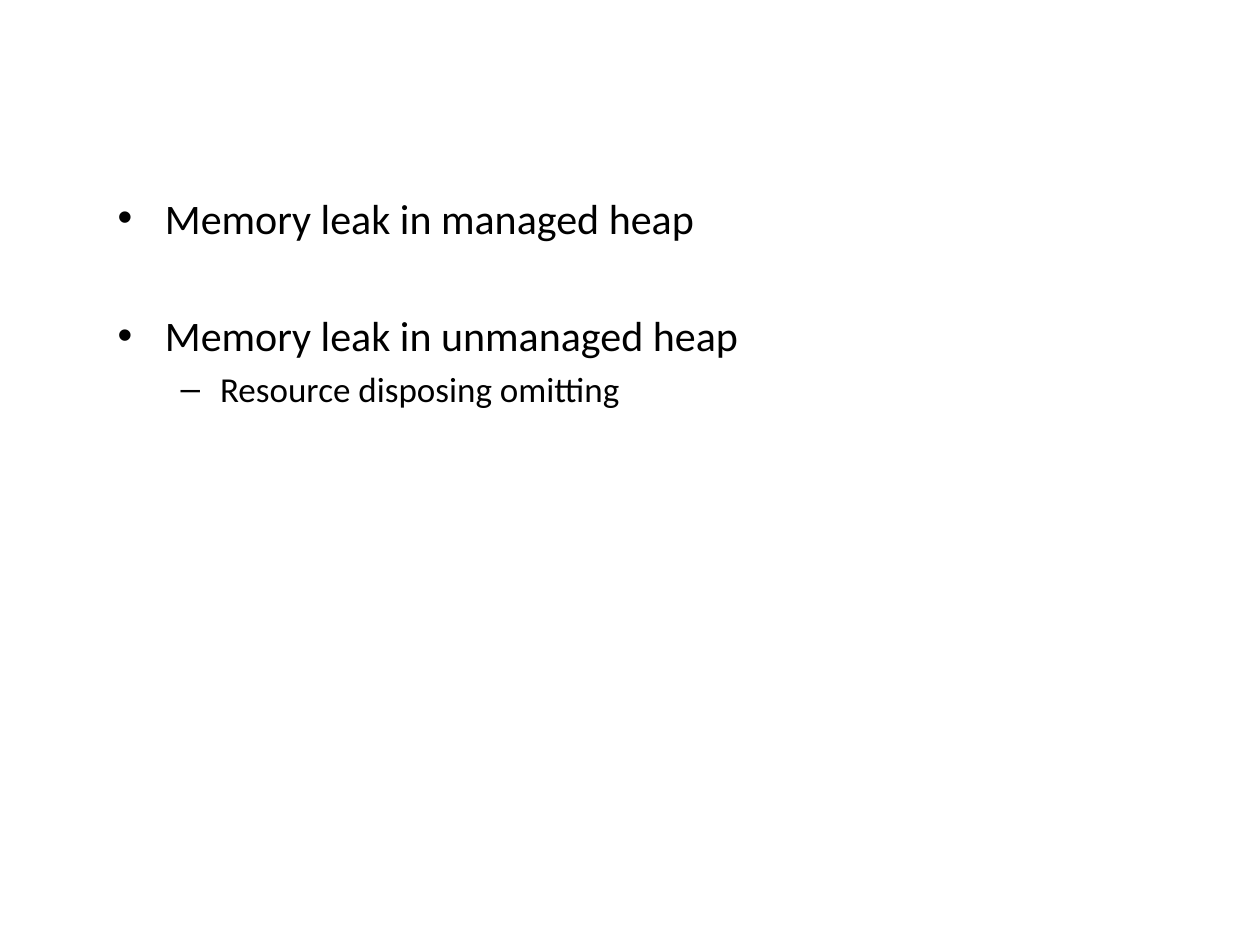
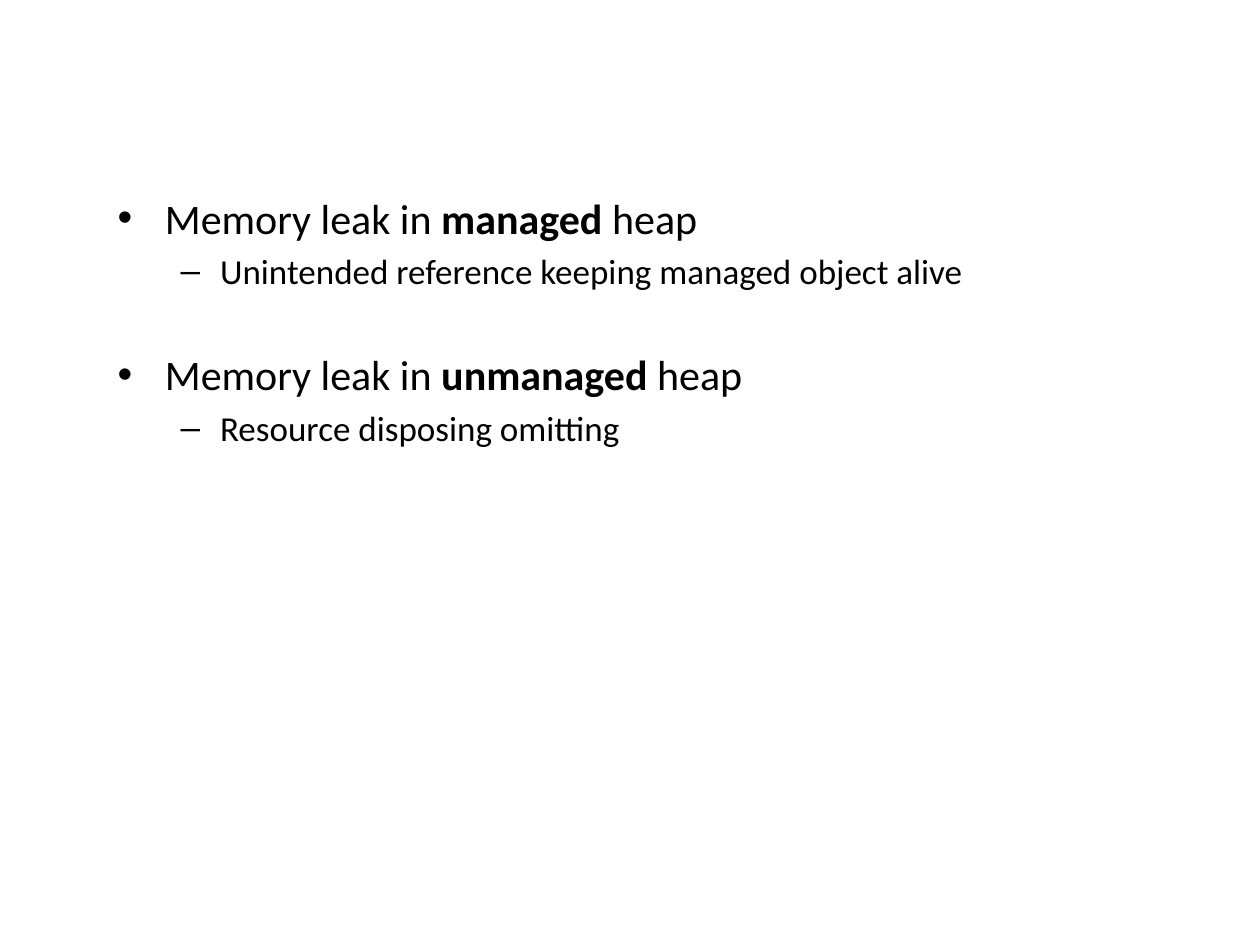
Before and after one commit to yuriyshapovalov/slides, a slide deck: slide 22 of ppt/Garbage Collection and Memory Leak Avoidance in .NET.pptx (slide 10 before the commit). Drawn at 1260x945 pixels with LibreOffice and Linux fonts; fonts in the diff are those of the drawing; background and template pictures are left out. Boxes give left, top, right and bottom in pixels: in the first picture for what was removed or moved away, otherwise in the second. Text is boxed around its words. In the diff, an @@ line names an element or a change of style, - is before the commit and + after.

Commit message:
Added section about finalization and memory profiling tools

```diff
--- a/ppt/Garbage Collection and Memory Leak Avoidance in .NET.pptx
+++ b/ppt/Garbage Collection and Memory Leak Avoidance in .NET.pptx
@@ text at (165,204,742,397): bold on in "managed", "unmanaged" @@
@@ text at (220,259,962,290): paragraph added @@
+  – Unintended reference keeping managed object alive
```
Also in this commit, not shown: 2 other slides changed, 16 slides added.
